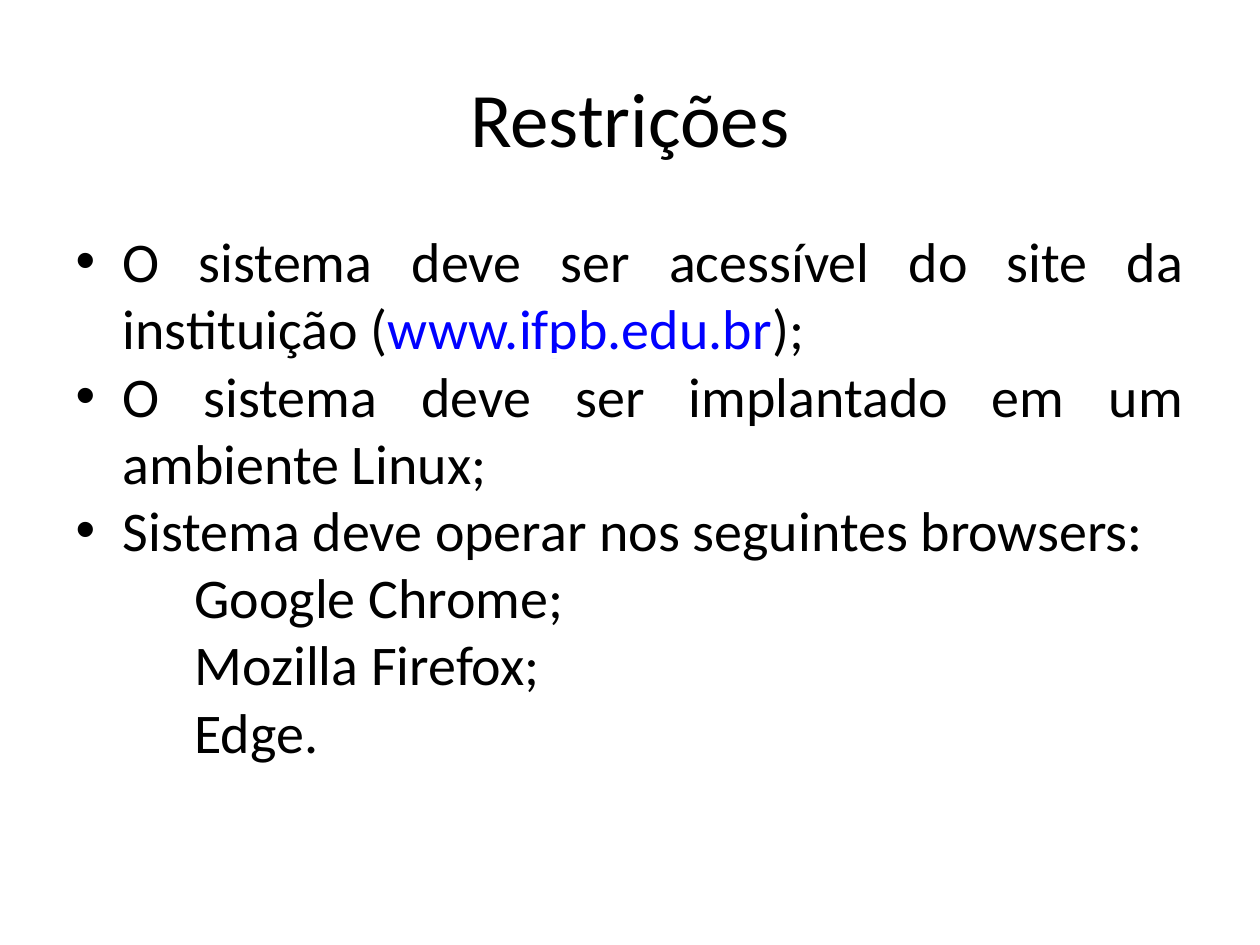
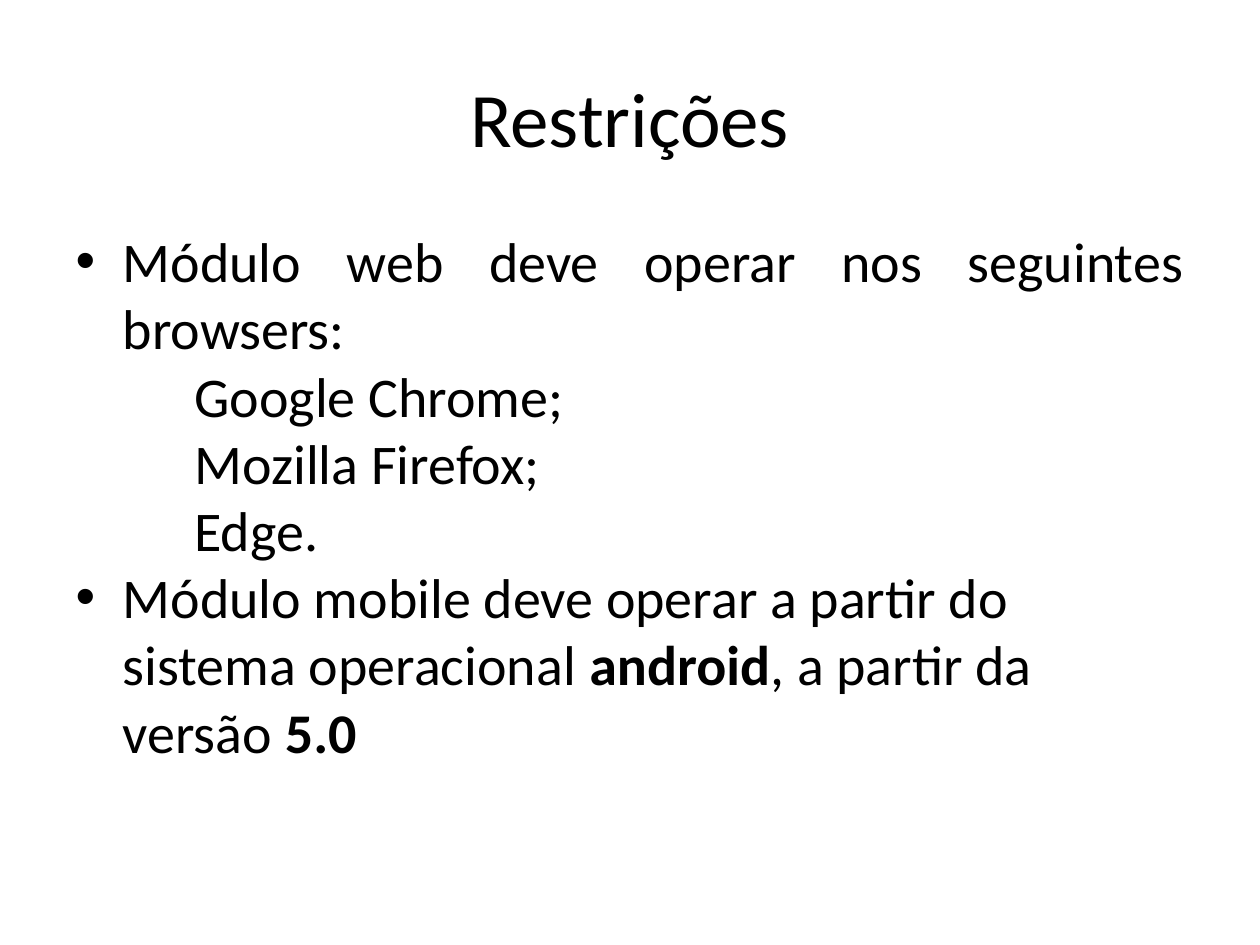
Before and after one commit to AjudeMais/ajudeMais-Projeto, a slide deck: slide 13 of Projeto-AjudeMais/000-Gerência de Projeto/PPJ-Plano de Projeto.pptx. Drawn at 1260x945 pixels with LibreOffice and Linux fonts; fonts in the diff are those of the drawing. Boxes give left, top, right and bottom in pixels: in the first picture for what was removed or moved away, otherwise in the second. Text is boxed around its words. In the diff, an @@ line names an element or a change of style, - is before the commit and + after.

```diff
--- a/Projeto-AjudeMais/000-Gerência de Projeto/PPJ-Plano de Projeto.pptx
+++ b/Projeto-AjudeMais/000-Gerência de Projeto/PPJ-Plano de Projeto.pptx
@@ text at box(123, 243, 1183, 350): text changed @@
-• O sistema deve ser acessível do site da instituição (www.ifpb.edu.br);
-• O sistema deve ser implantado em um ambiente Linux;
-• Sistema deve operar nos seguintes browsers:
+• Módulo web deve operar nos seguintes browsers:
@@ text at box(123, 579, 1032, 754): paragraph added @@
+• Módulo mobile deve operar a partir do sistema operacional android, a partir da versão 5.0
```
Also in this commit, not shown: 5 other slides changed, 2 slides added, 4 slides removed, 1 other file.
